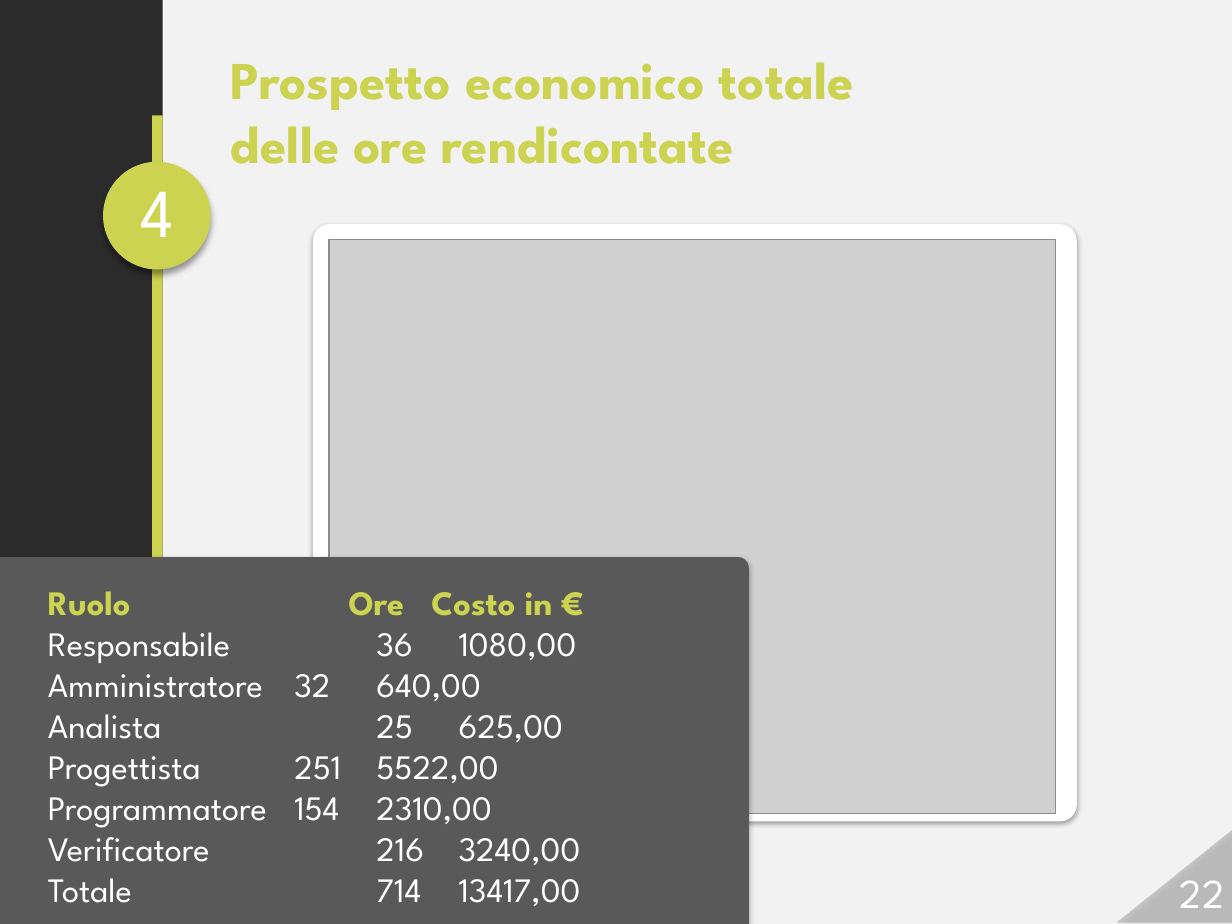
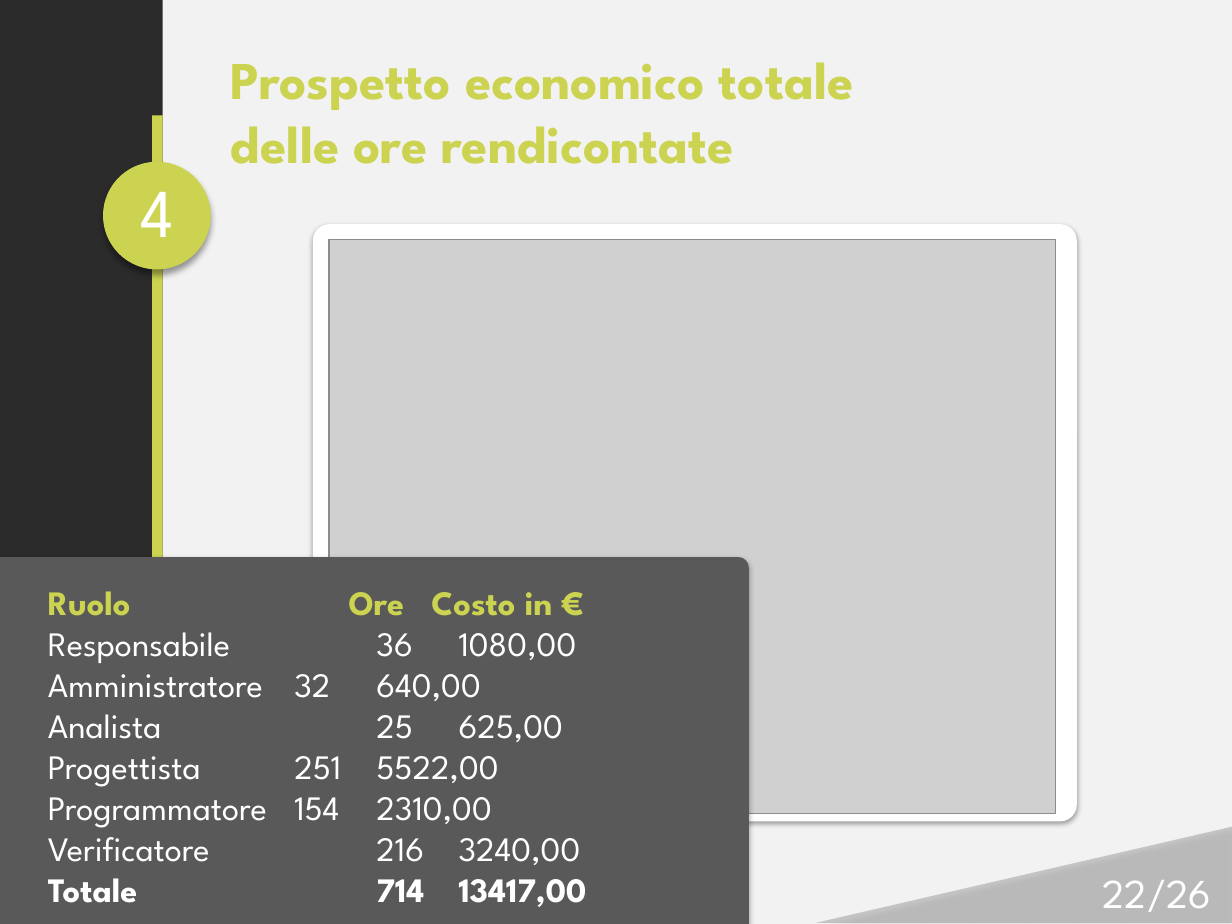
Before and after one commit to Italiaracerx/progettoSWE, a slide deck: slide 22 of Presentazione/Presentazione 26-01-2018.pptx. Drawn at 1232x924 pixels with LibreOffice and Linux fonts; fonts in the diff are those of the drawing; grey boxes stand for pictures; background and template pictures are left out; a plain dark background stands for a picture behind light text. Boxes give left, top, right and bottom in pixels: in the first picture for what was removed or moved away, otherwise in the second. Text is boxed around its words. In the diff, an @@ line names an element or a change of style, - is before the commit and + after.

```diff
--- a/Presentazione/Presentazione 26-01-2018.pptx
+++ b/Presentazione/Presentazione 26-01-2018.pptx
@@ triangle: place and size @@
-triangle at box(1116, 828, 1232, 923)
+triangle at box(816, 827, 1232, 923)
@@ text at box(48, 878, 587, 907): bold on in "Totale 714 13417,00" @@
@@ page number at box(1103, 880, 1212, 912): text changed @@
-22
+22/26
```
Also in this commit, not shown: 25 other slides changed.
